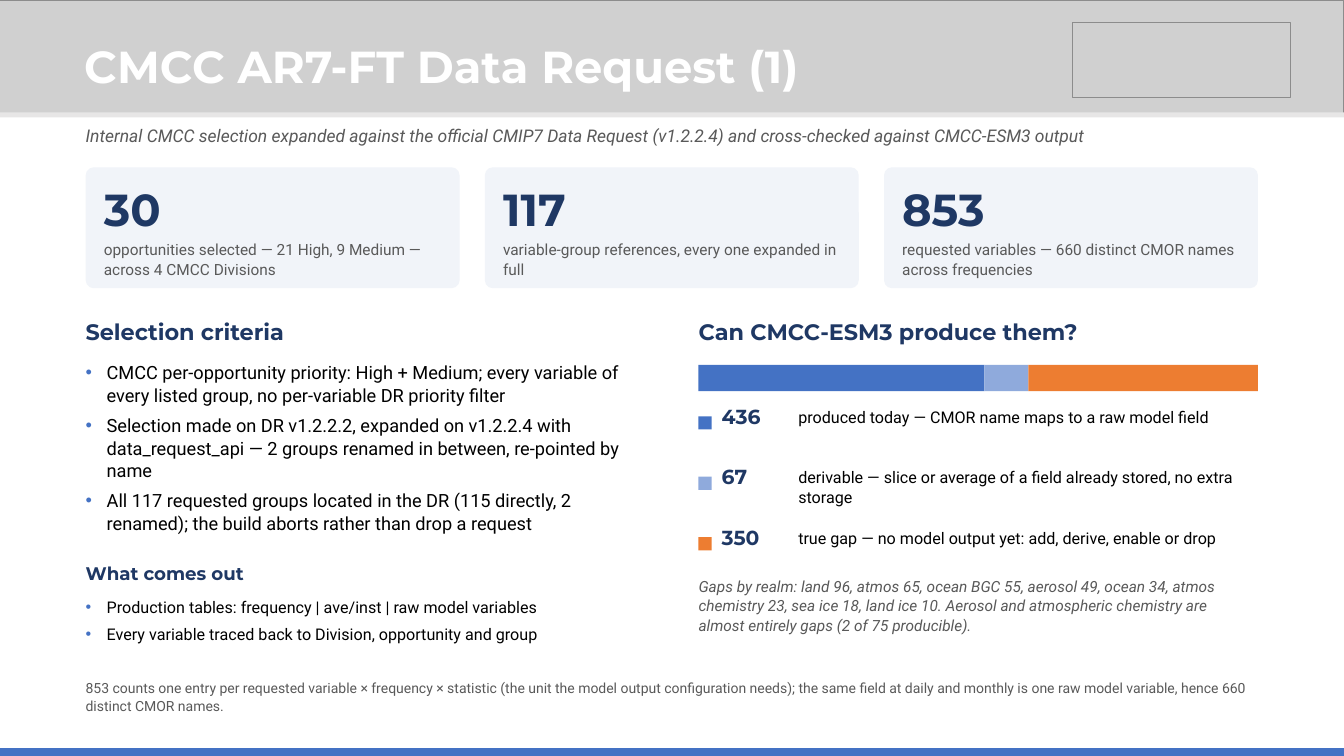
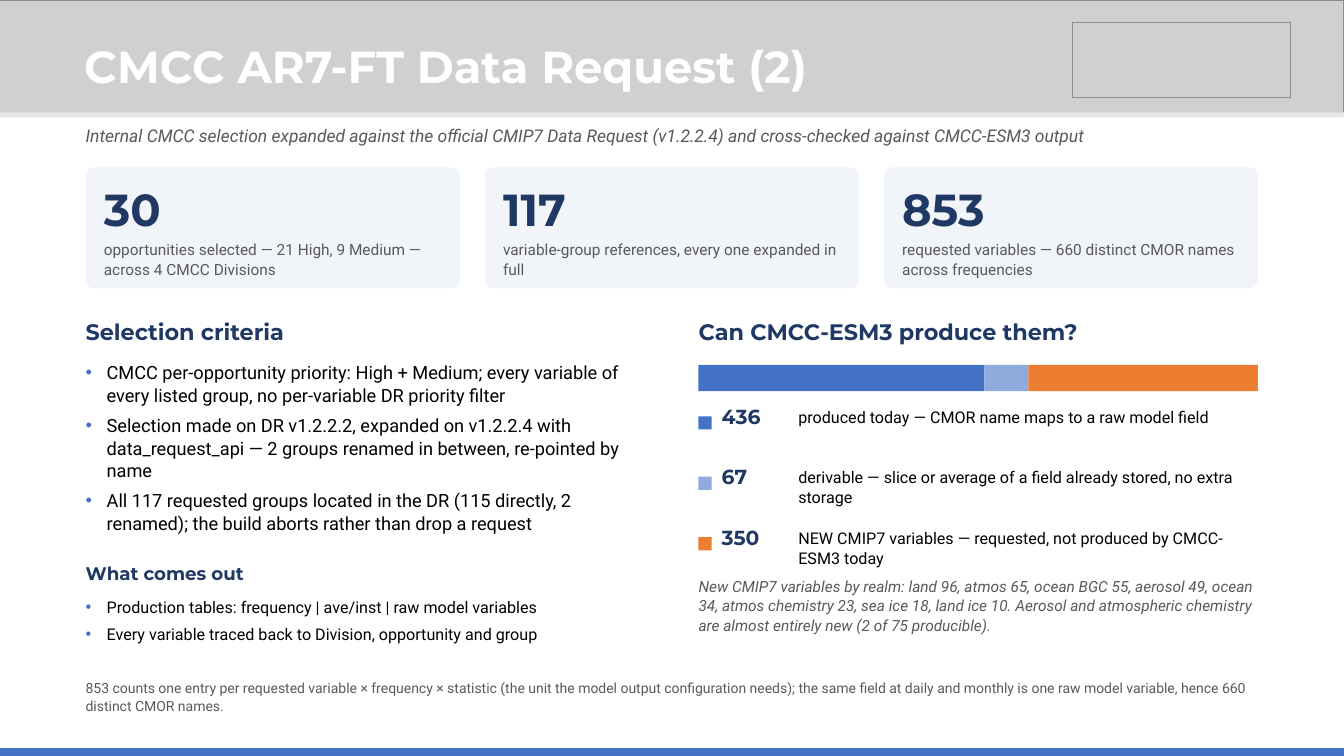
Before and after one commit to CMCC-Foundation/cmcc_cmip_data_request, a slide deck: slide 2 of cmcc_selection/slides/dr_filled.pptx. Drawn at 1344x756 pixels with LibreOffice and Linux fonts; fonts in the diff are those of the drawing; grey boxes stand for pictures. Boxes give left, top, right and bottom in pixels: in the first picture for what was removed or moved away, otherwise in the second. Text is boxed around its words. In the diff, an @@ line names an element or a change of style, - is before the commit and + after.

```diff
--- a/cmcc_selection/slides/dr_filled.pptx
+++ b/cmcc_selection/slides/dr_filled.pptx
@@ text at bbox=[84, 50, 806, 91]: text changed @@
-CMCC AR7-FT Data Request (1)
+CMCC AR7-FT Data Request (2)
@@ text at bbox=[798, 532, 1223, 568]: text changed @@
-true gap — no model output yet: add, derive, enable or drop
+NEW CMIP7 variables — requested, not produced by CMCC-ESM3 today
@@ text at bbox=[699, 580, 1253, 635]: text changed @@
-Gaps by realm: land 96, atmos 65, ocean BGC 55, aerosol 49, ocean 34, atmos chemistry 23, sea ice 18, land ice 10. Aerosol and atmospheric chemistry are almost entirely gaps (2 of 75 producible).
+New CMIP7 variables by realm: land 96, atmos 65, ocean BGC 55, aerosol 49, ocean 34, atmos chemistry 23, sea ice 18, land ice 10. Aerosol and atmospheric chemistry are almost entirely new (2 of 75 producible).
```
Also in this commit, not shown: 1 other slide changed, 1 slide added, 2 slides removed, 1 other file.
